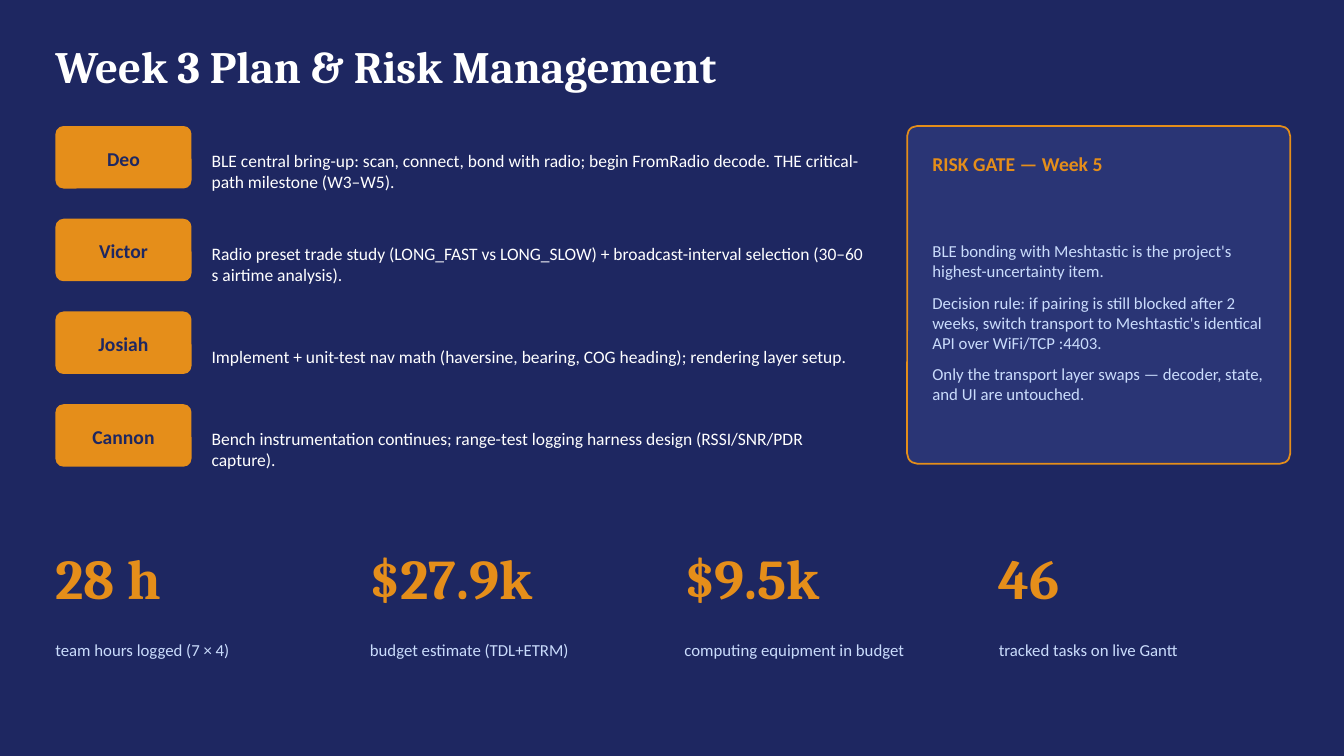
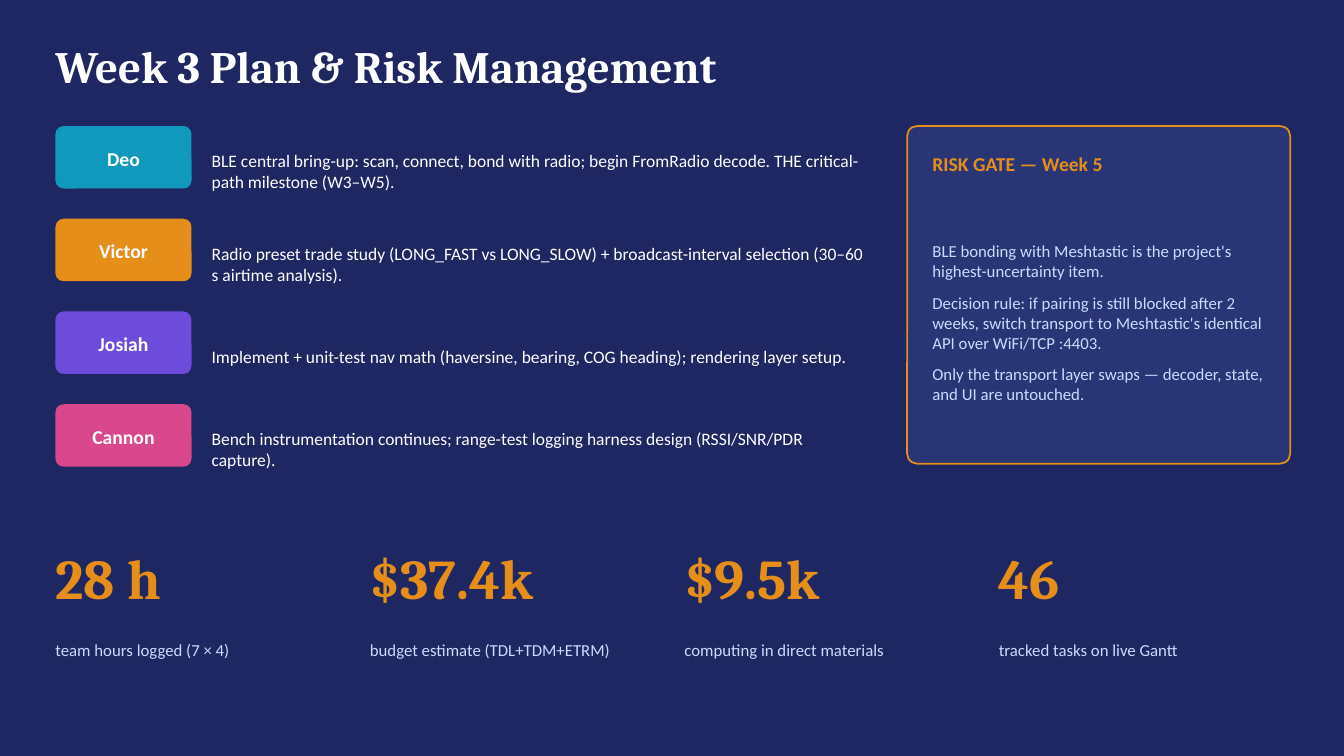
Before and after one commit to deosgracius/offgrid-vehicle-tracker, a slide deck: slide 9 of docs/presentations/Group9_Presentation2_Weeks1-2.pptx (slide 7 before the commit). Drawn at 1344x756 pixels with LibreOffice and Linux fonts; fonts in the diff are those of the drawing. Boxes give left, top, right and bottom in pixels: in the first picture for what was removed or moved away, otherwise in the second. Text is boxed around its words. In the diff, an @@ line names an element or a change of style, - is before the commit and + after.

```diff
--- a/docs/presentations/Group9_Presentation2_Weeks1-2.pptx
+++ b/docs/presentations/Group9_Presentation2_Weeks1-2.pptx
@@ rounded rectangle at (x1=55, y1=126, x2=192, y2=189): fill #E58E1A to #1199BD @@
@@ rounded rectangle at (x1=55, y1=312, x2=192, y2=374): fill #E58E1A to #6D4BDB @@
@@ text colour #1E2761 to #FFFFFF in 4 elements at (x1=107, y1=153, x2=140, y2=166), (x1=99, y1=244, x2=148, y2=258), (x1=98, y1=337, x2=148, y2=351), (x1=92, y1=431, x2=154, y2=444) @@
@@ rounded rectangle at (x1=55, y1=404, x2=192, y2=467): fill #E58E1A to #D9488C @@
@@ text at (x1=370, y1=557, x2=533, y2=603): text changed @@
-$27.9k
+$37.4k
@@ text at (x1=370, y1=644, x2=610, y2=659): text changed @@
-budget estimate (TDL+ETRM)
+budget estimate (TDL+TDM+ETRM)
@@ text at (x1=684, y1=644, x2=884, y2=659): text changed @@
-computing equipment in budget
+computing in direct materials
```
Also in this commit, not shown: 6 other slides changed, 2 slides added.
